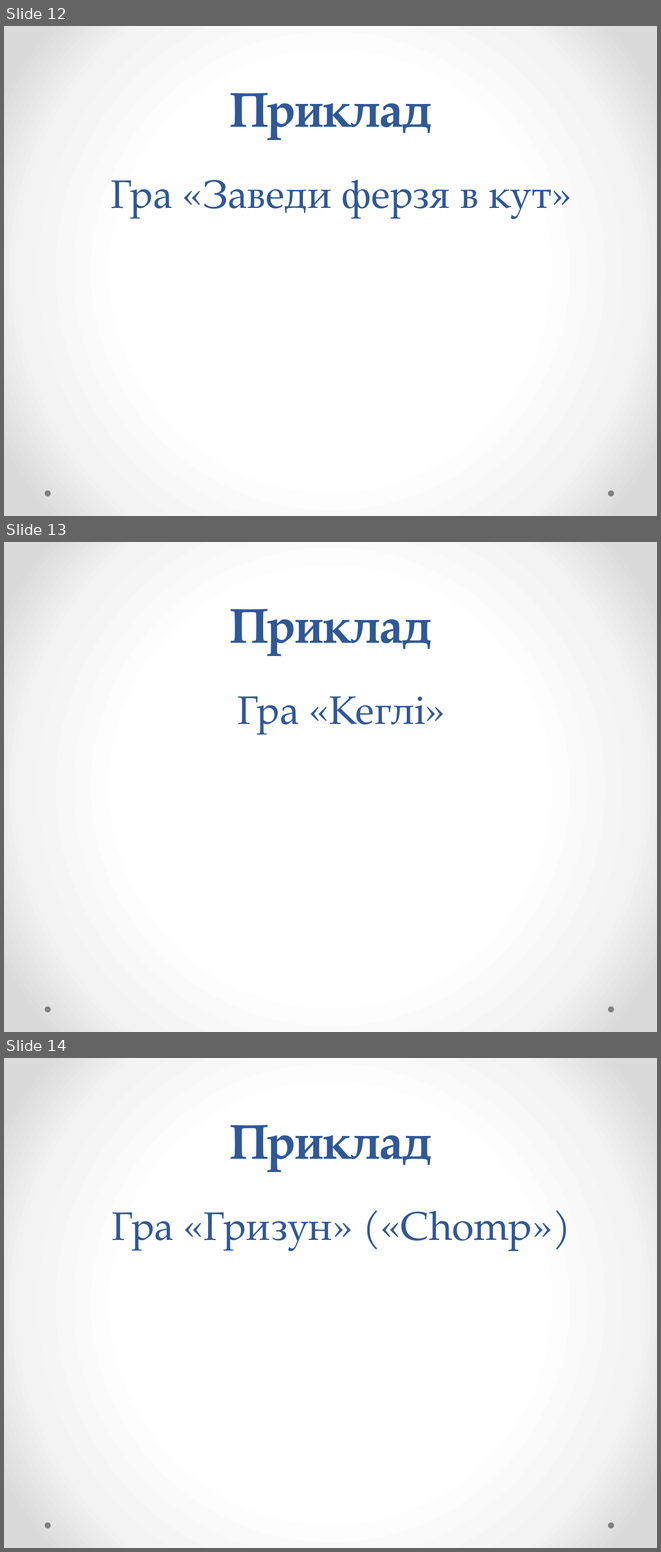
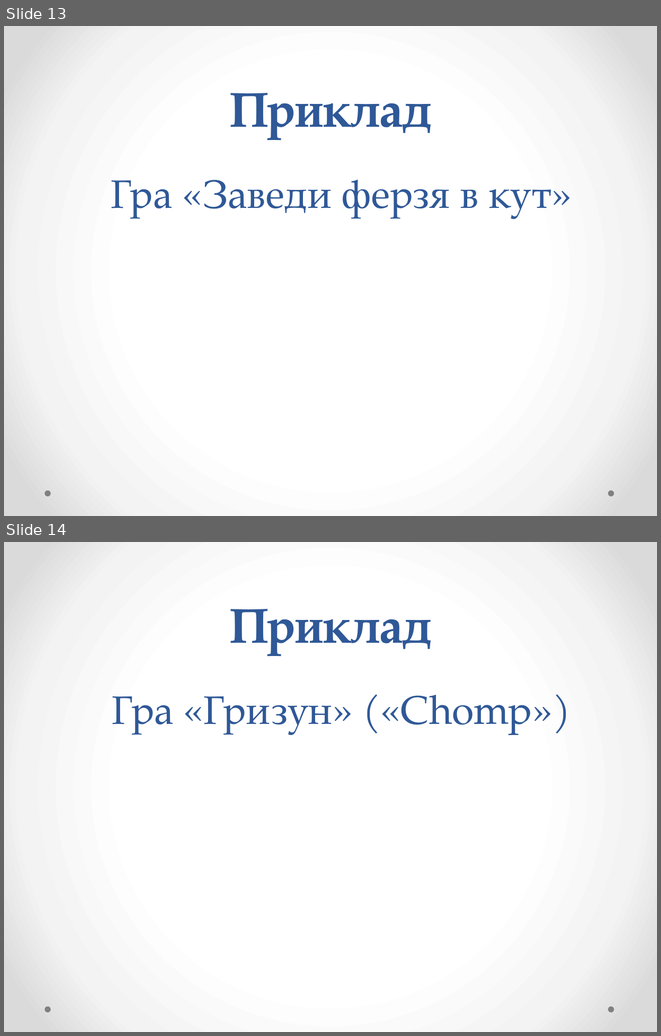
Before and after one commit to MarkiyanMatsekh/SpragueGrundyTheory, a slide deck: PaperWork/Presentation.pptx. Shown one above the other, each under a label of ours: slides 12, 13 and 14 before the commit, slides 13 and 14 after it. The pictures are 661x1552 and 661x1036 pixels, drawn with LibreOffice and Linux fonts; fonts in the diff are those of the drawing; grey boxes stand for pictures. Boxes give left, top, right and bottom in pixels: in the first picture for what was removed or moved away, otherwise in the second. Text is boxed around its words. In the diff, an @@ line names an element or a change of style, - is before the commit and + after.

```diff
--- a/PaperWork/Presentation.pptx
+++ b/PaperWork/Presentation.pptx
@@ slide 13 removed at [4, 542, 657, 1032], background gradient #FFFFFF to #F4F4F4 to #DADADA; not listed: 2 template elements that a slide beside it also shows @@
@@ title removed at [230, 609, 431, 655] @@
-Приклад
@@ text removed at [237, 696, 425, 734] @@
-Гра «Кеглі»
@@ what was slide 12 is now slide 13 @@
```
Also in this commit, not shown: 2 slides added, 20 other files.
